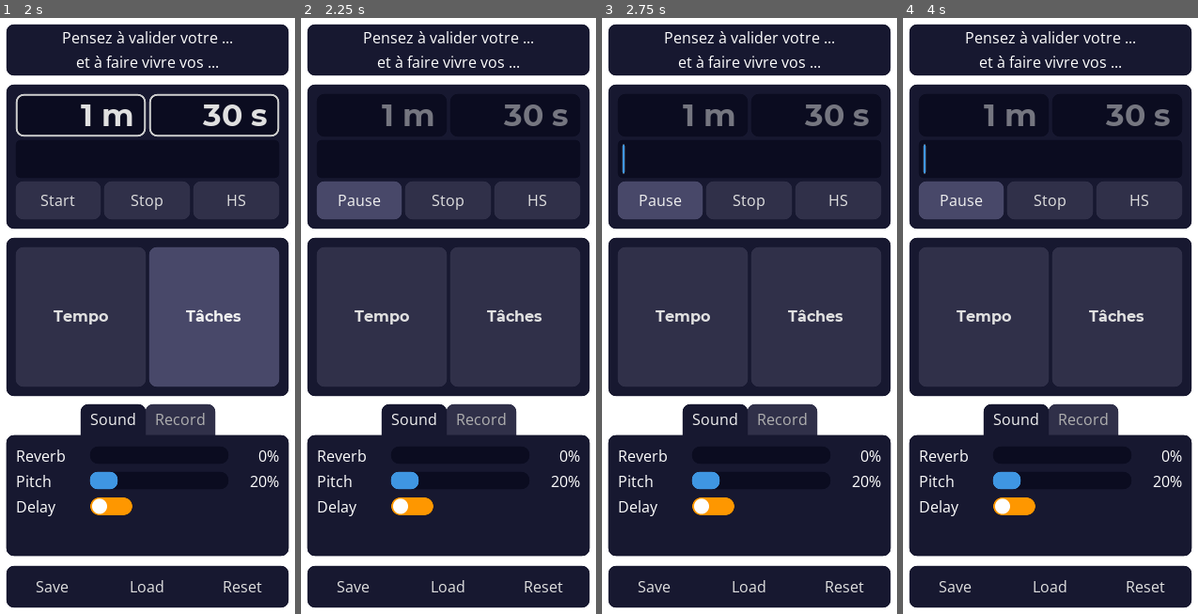
Above: before the commit, frames 1-4 (left to right).
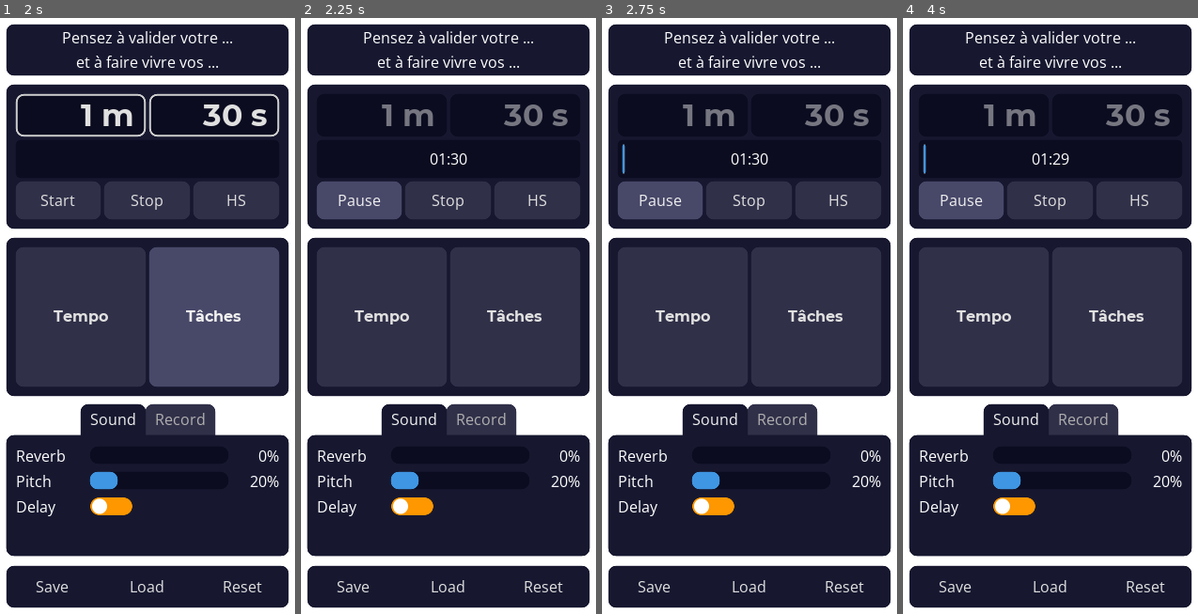
Above: after the commit, the same moments.

Repository: jferdelyi/TempoTaches
Game: Godot game, scene res://scenes/Main.tscn
Same seed, same stepped clock (60 frames per second), same inputs: the game is played once before the commit and once after it. Sound files missing from this copy of the repository are replaced by a short silence.
Inputs:
- Up to frame 1 (2 s): click "Stop" at 0.5 s; click "Tâches" at 1.25 s
- Up to frame 2 (2.25 s): click "Start" at 2 s
- Up to frame 3 (2.75 s): no input
- Up to frame 4 (4 s): click "Pause" at 2.75 s; click "Start" at 3.5 s

Frame 1 is identical in both runs. In frame 2, 0.1% of the frame differs, in the area x 43-57%, y 22-25%; in frame 3, 0.1%; in frame 4, 0.1%.

Commit message:
Add remaining time

Diff:
--- a/project.godot
+++ b/project.godot
@@ -73,6 +73,18 @@
 "stream": false,
 "svg/scale": 1.0
 }
+wav={
+"compress/mode": 0,
+"edit/loop_begin": 0,
+"edit/loop_end": -1,
+"edit/loop_mode": 0,
+"edit/normalize": false,
+"edit/trim": true,
+"force/8_bit": false,
+"force/max_rate": false,
+"force/max_rate_hz": 44100,
+"force/mono": false
+}
 
 [physics]
 
--- a/scenes/Chrono.tscn
+++ b/scenes/Chrono.tscn
@@ -67,6 +67,19 @@
 rounded = true
 percent_visible = false
 
+[node name="TimeLeft" type="Label" parent="Container/ProgressBar"]
+visible = false
+anchor_left = 0.5
+anchor_top = 0.5
+anchor_right = 0.5
+anchor_bottom = 0.5
+margin_left = -32.0
+margin_top = -12.0
+margin_right = 32.0
+margin_bottom = 2.0
+text = "00:00"
+align = 1
+
 [node name="Buttons" type="HBoxContainer" parent="Container"]
 margin_top = 99.0
 margin_right = 300.0
--- a/scenes/SoundOptionsPanel.tscn
+++ b/scenes/SoundOptionsPanel.tscn
@@ -34,7 +34,7 @@
 margin_right = 280.0
 margin_bottom = 44.0
 rect_pivot_offset = Vector2( -566, -251 )
-text = "Tache"
+text = "Tâches"
 
 [node name="PuDeTemps" parent="UI" instance=ExtResource( 1 )]
 anchor_right = 0.0
--- a/scripts/Chrono.gd
+++ b/scripts/Chrono.gd
@@ -12,6 +12,7 @@
 onready var _minutes_spin_box : SpinBox = $Container/Time/Minutes
 onready var _seconds_spin_box : SpinBox = $Container/Time/Seconds
 onready var _progress : ProgressBar = $Container/ProgressBar
+onready var _time_left : Label = $Container/ProgressBar/TimeLeft
 onready var _pu_de_temps : AudioStreamPlayer2D = $PuDeTemps
 onready var _hs : AudioStreamPlayer2D = $HS
 onready var _start : Button = $Container/Buttons/StartPause
@@ -35,6 +36,7 @@
 	if _minutes_spin_box.value >= 60:
 		_minutes_spin_box.value = 59
 	_enable_spin_boxes()
+	_inner_time_formated()
 
 
 # Timer behavior
@@ -45,6 +47,7 @@
 			_inner_time = 0
 			emit_signal("time_out")
 	_progress.value = (1 - (_inner_time / _end_time)) * 100
+	_inner_time_formated()
 
 
 # Enable spinbox
@@ -68,6 +71,7 @@
 	_pu_de_temps.volume_db = 0
 	_start.text = "Start"
 	_state = STOPPED
+	_time_left.visible = false
 
 
 # Start/Pause
@@ -77,17 +81,20 @@
 		_start.text = "Pause"
 		_disable_spin_boxes()
 		_state = STARTED
+		_time_left.visible = true
 
 	elif _state != STARTED:
 		_start.text = "Pause"
 		_disable_spin_boxes()
 		_state = STARTED
 		init_time()
+		_time_left.visible = true
 
 	else:
 		_start.text = "Start"
 		_enable_spin_boxes()
 		_state = PAUSED
+		_time_left.visible = false
 
 	_pu_de_temps.stop()
 	_pu_de_temps.volume_db = 0
@@ -114,8 +121,8 @@
 # PuDeTemps finished
 func _on_PuDeTemps_finished() -> void:
 	_pu_de_temps.volume_db += 2
-	if _pu_de_temps.volume_db > 10:
-		_pu_de_temps.volume_db = 10
+	if _pu_de_temps.volume_db > 20:
+		_pu_de_temps.volume_db = 20
 	_pu_de_temps.play()
 
 
@@ -141,6 +148,23 @@
 	set_seconds(seconds)
 
 
+func _inner_time_formated() -> void:
+	var tmp : float = _inner_time / 60.0
+	var minutes : float = floor(tmp)
+	var seconds : float = ceil((tmp - minutes) * 60)
+
+	if minutes == 0 and seconds == 60:
+		minutes = 1
+		seconds = 0
+
+	var minutes_string : String = str(minutes)
+	var seconds_string : String = str(seconds)
+	if minutes < 10:
+		minutes_string = "0" + str(minutes)
+	if seconds < 10:
+		seconds_string = "0" + str(seconds)
+	_time_left.text = minutes_string + ":" + seconds_string
+
 # Set minutes
 func set_minutes(minutes : float) -> void:
 	if minutes >= 61:
Not shown, changed: assets/audio/HS.wav.import
Not shown, changed: assets/audio/PuDeTemps.wav.import
Not shown, changed: assets/audio/Taches.wav.import
Not shown, changed: assets/audio/Tempo.wav.import
